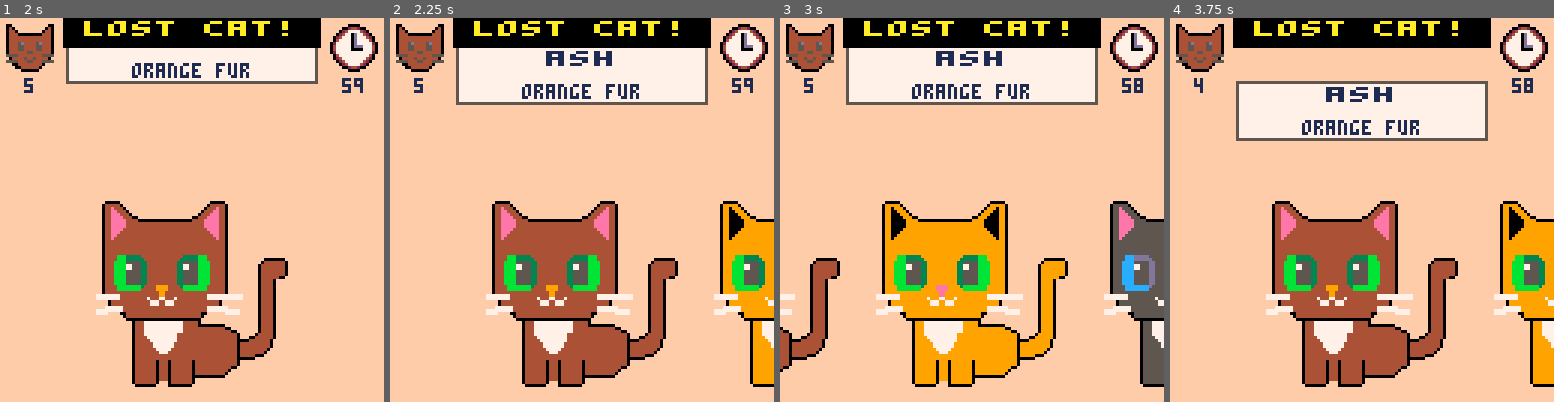
Above: before the commit, frames 1-4 (left to right).
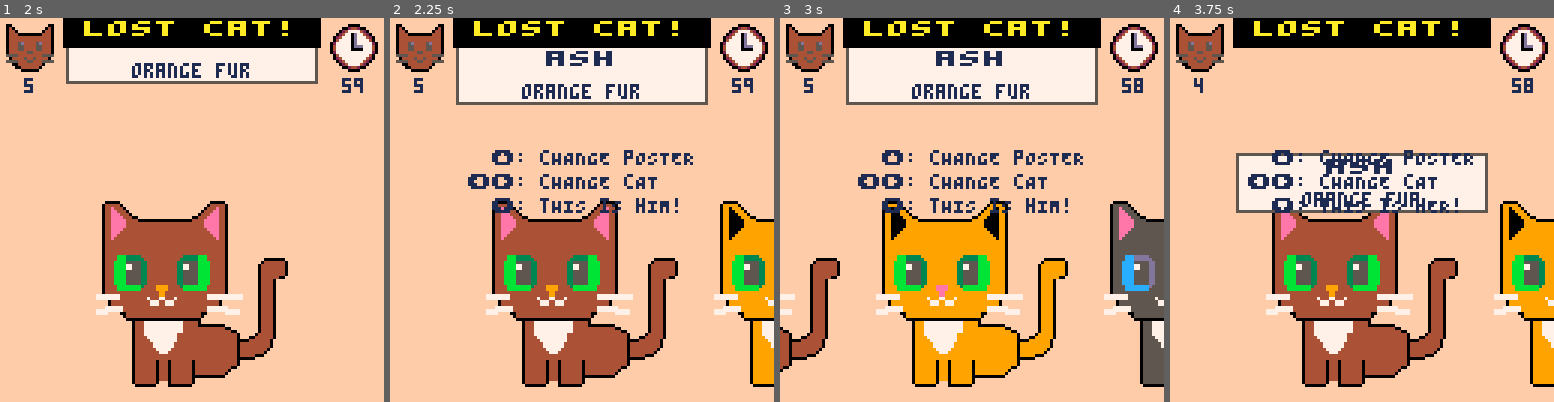
Above: after the commit, the same moments.

Repository: pcal43/pico8-papurrs-please
Game: PICO-8 cartridge pico8-home/carts/lost-cats.p8
Same seed, same stepped clock (60 frames per second), same inputs: the game is played once before the commit and once after it.
Inputs:
- Up to frame 1 (2 s): tap X (X key) at 0.33, 1.07, 1.85 s; tap O (Z key) at 0.7, 1.7 s; hold Right from 1.6 s (still down)
- Up to frame 2 (2.25 s): release Right at 2.1 s; tap O (Z key) at 2.1 s; hold Up from 2.15 s (still down)
- Up to frame 3 (3 s): release Up at 2.42 s; hold Right from 2.47 s (still down); tap O (Z key) at 2.5, 2.9 s; tap X (X key) at 2.97 s
- Up to frame 4 (3.75 s): release Right at 3.03 s; hold Left 3.08-3.58 s; tap O (Z key) at 3.3, 3.7 s; hold Down from 3.63 s (still down)

Frame 1 is identical in both runs. In frame 2, 2.1% of the frame differs, in the area x 20-79%, y 34-51%; in frame 3, 2.1%; in frame 4, 21%, in the area x 17-83%, y 16-51%.

Commit message:
checkpoint

Diff:
--- a/pico8-home/carts/src/GameScreen.lua
+++ b/pico8-home/carts/src/GameScreen.lua
@@ -77,7 +77,7 @@
 
         -- draw center message if present
         if self.centerMessage then
-            printCentered(self.centerMessage, SCREEN_WIDTH/2, 48, DARK_BLUE)
+            printCentered(self.centerMessage, SCREEN_WIDTH/2, 44, DARK_BLUE)
         end
     end
 
@@ -155,21 +155,24 @@
         end
 
         -- discrete taps: left decrements, right increments
-        if btn(0) then
+        if btn(BUTTON_LEFT) then
             if self.canPress then
                 if self.targetPos > 1 then
                     self.targetPos = self.targetPos - 1
                 end
                 self.canPress = false
             end
-        elseif btn(1) then
+        elseif btn(BUTTON_RIGHT) then
             if self.canPress then
                 if self.targetPos < #self.catList then
                     self.targetPos = self.targetPos + 1
                 end
                 self.canPress = false
             end
-        elseif btn(4) then
+        elseif btn(BUTTON_UP) then
+            -- cycle to the next poster
+
+        elseif btn(BUTTON_DOWN) then
             if self.canPress then
                 -- If they press the action button, that means they think
                 -- the currently-selected cat is the lost cat described in the
@@ -197,6 +200,13 @@
             end
         else
             self.canPress = true
+        end
+        if (self.targetPos == self.scrollPos) then
+            local selectedCat = self.catList[self.targetPos]
+            local pronoun = self.posters[1].isFemale and "hER" or "hIM"
+            self.centerMessage = " \148: cHANGE pOSTER\n\139\145: cHANGE cAT     \n \131: tHIS iS "..pronoun.."! "
+        else
+            self.centerMessage = nil
         end
     end
 
--- a/pico8-home/carts/src/Global.lua
+++ b/pico8-home/carts/src/Global.lua
@@ -3,6 +3,13 @@
 SCREEN_HEIGHT = 128
 
 TICKS_PER_SECOND = 30
+
+BUTTON_LEFT = 0
+BUTTON_RIGHT = 1
+BUTTON_UP = 2
+BUTTON_DOWN = 3
+BUTTON_O = 4
+BUTTON_X = 5
 
 BLACK = 0
 DARK_BLUE = 1
